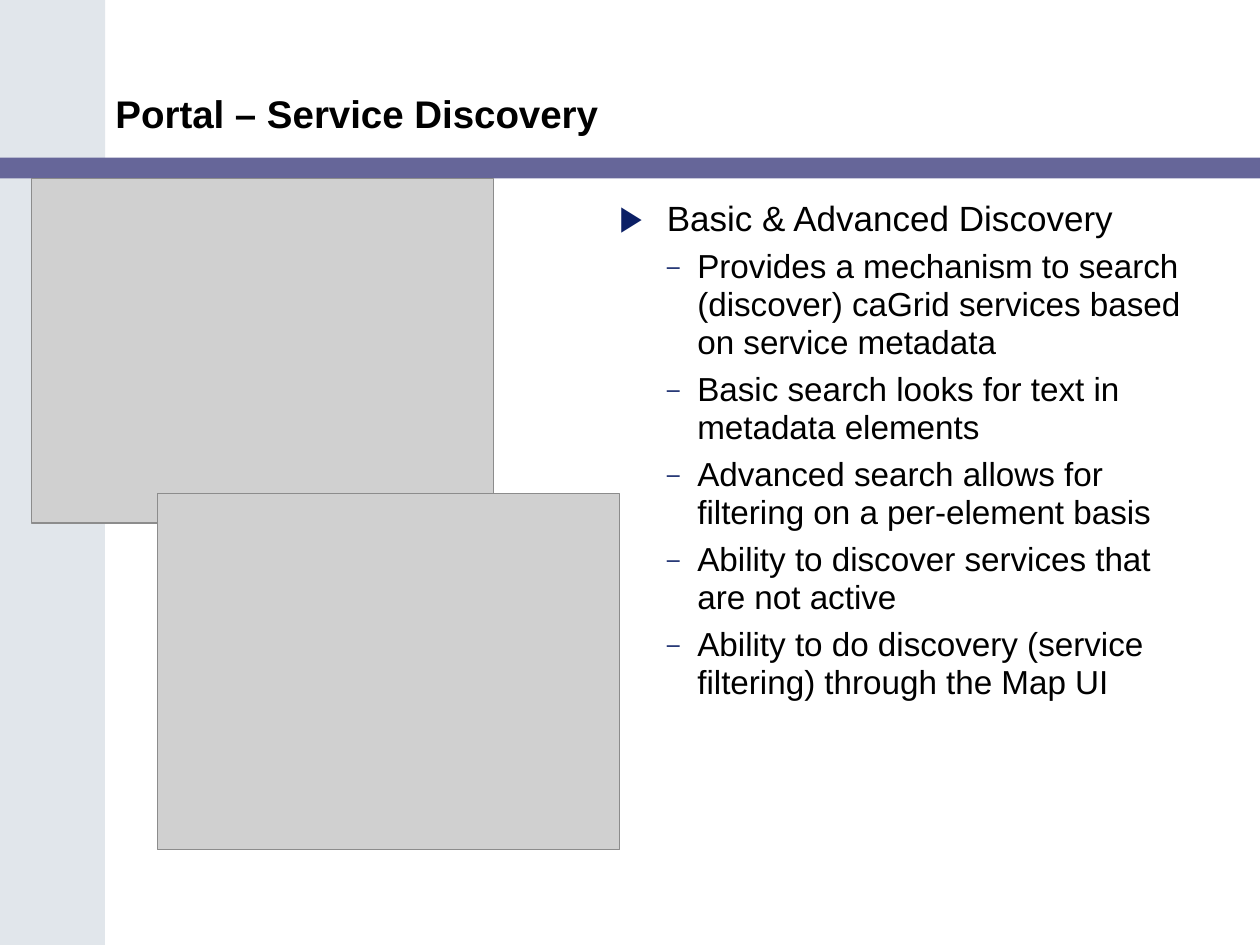
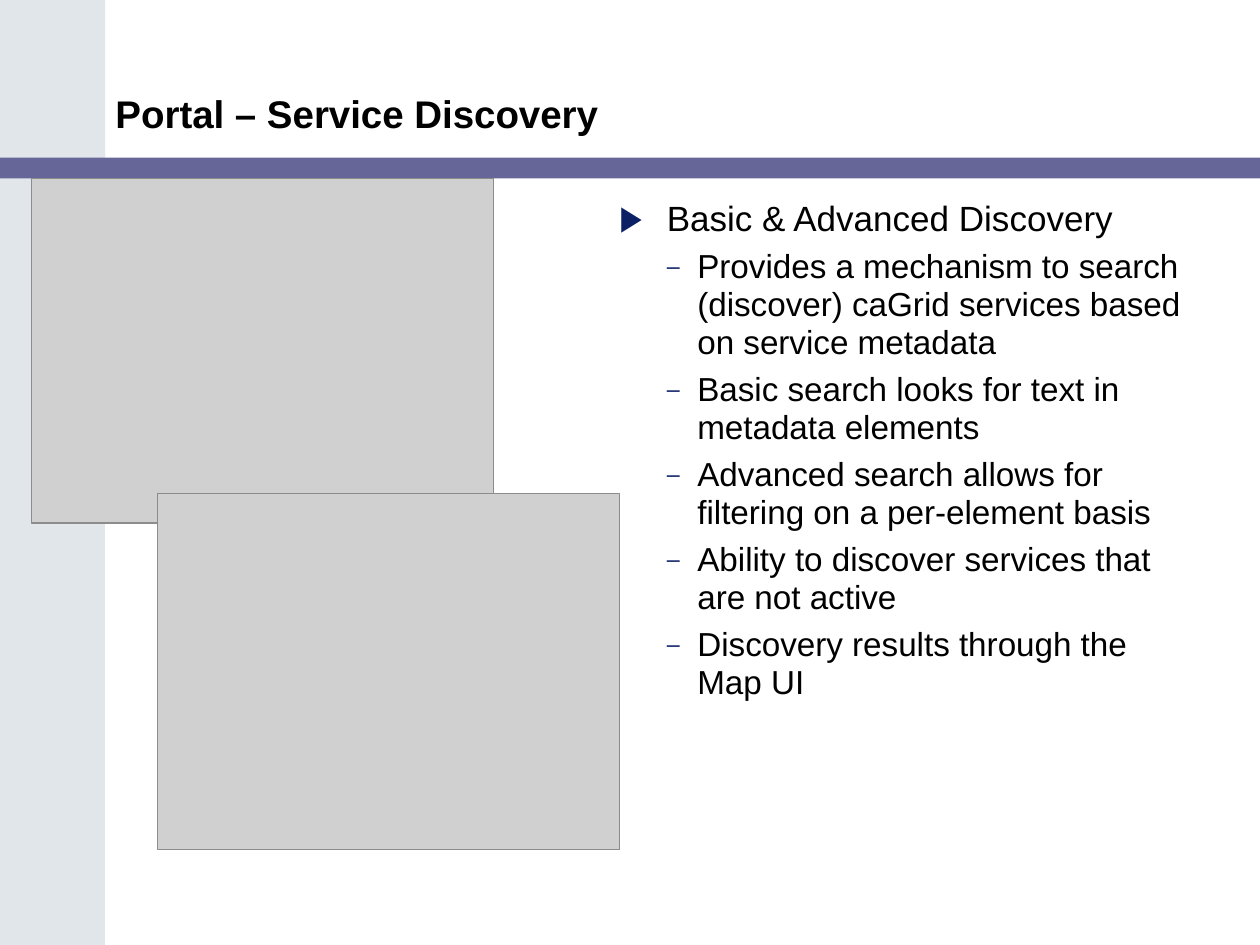
Before and after one commit to NCIP/cagrid-portal, a slide deck: slide 7 of cagrid-1-0/Documentation/presentations/200607_VCDE_ARCH/Portal_Arch_VCDE_2006_07.ppt (slide 6 before the commit). Drawn at 1260x945 pixels with LibreOffice and Linux fonts; fonts in the diff are those of the drawing; grey boxes stand for pictures; background and template pictures are left out. Boxes give left, top, right and bottom in pixels: in the first picture for what was removed or moved away, otherwise in the second. Text is boxed around its words. In the diff, an @@ line names an element or a change of style, - is before the commit and + after.

```diff
--- a/cagrid-1-0/Documentation/presentations/200607_VCDE_ARCH/Portal_Arch_VCDE_2006_07.ppt
+++ b/cagrid-1-0/Documentation/presentations/200607_VCDE_ARCH/Portal_Arch_VCDE_2006_07.ppt
@@ text at (697, 632, 1127, 701): text changed @@
-  – Ability to do discovery (service filtering) through the Map UI
+  – Discovery results through the Map UI
```
Also in this commit, not shown: 6 other slides changed, 2 slides added.
